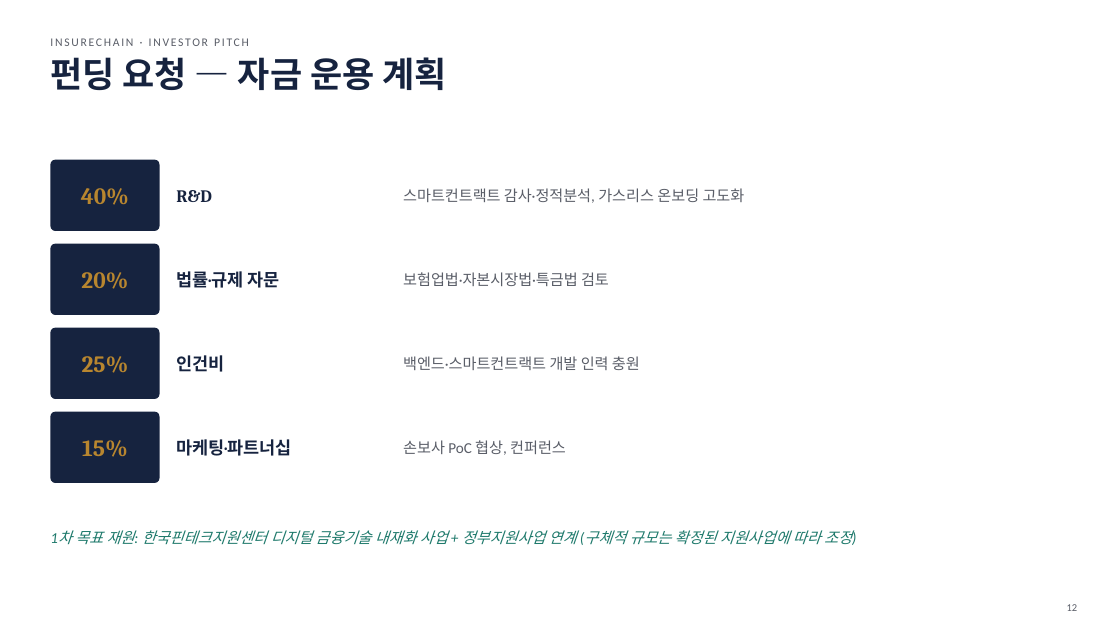
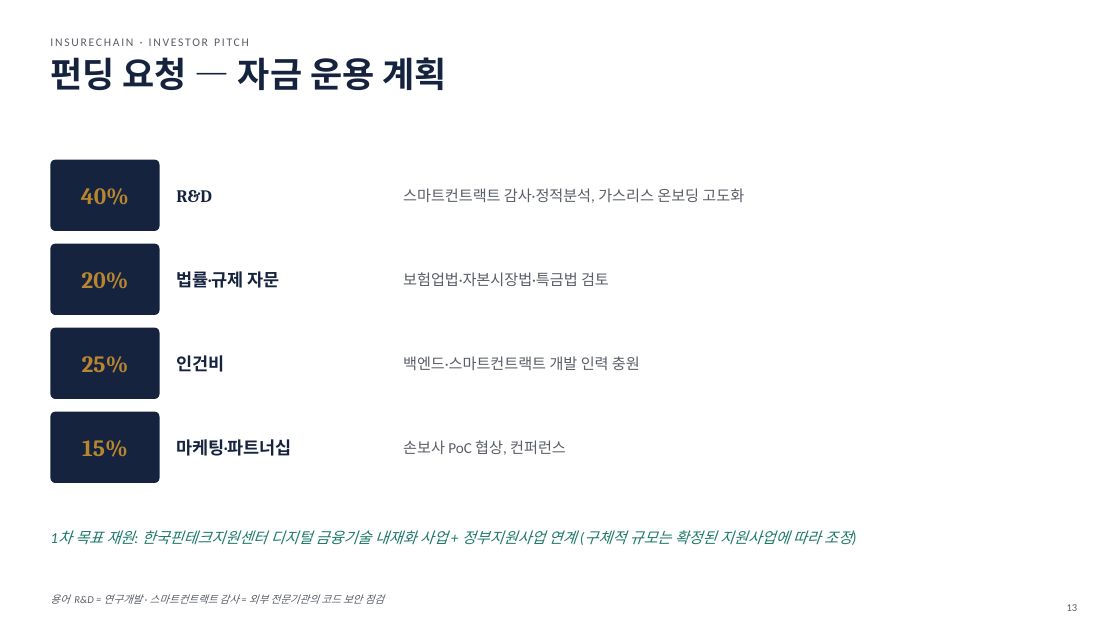
Before and after one commit to leeyonsei78/capstone_project_alpha, a slide deck: slide 13 of 인슈어체인_투자피칭_발표자료.pptx (slide 12 before the commit). Drawn at 1120x630 pixels with LibreOffice and Linux fonts; fonts in the diff are those of the drawing. Boxes give left, top, right and bottom in pixels: in the first picture for what was removed or moved away, otherwise in the second. Text is boxed around its words. In the diff, an @@ line names an element or a change of style, - is before the commit and + after.

```diff
--- a/인슈어체인_투자피칭_발표자료.pptx
+++ b/인슈어체인_투자피칭_발표자료.pptx
@@ text added at bbox=[50, 594, 384, 604], 9 pt, text #5A5E68, italic @@
+용어 R&D = 연구개발 · 스마트컨트랙트 감사 = 외부 전문기관의 코드 보안 점검
```
Also in this commit, not shown: 12 other slides changed, 1 slide added.
